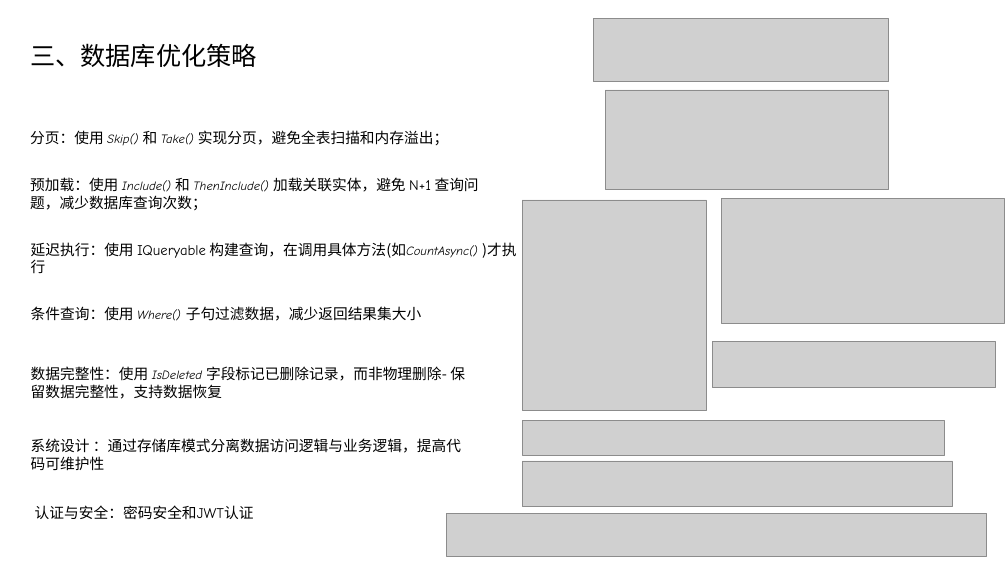
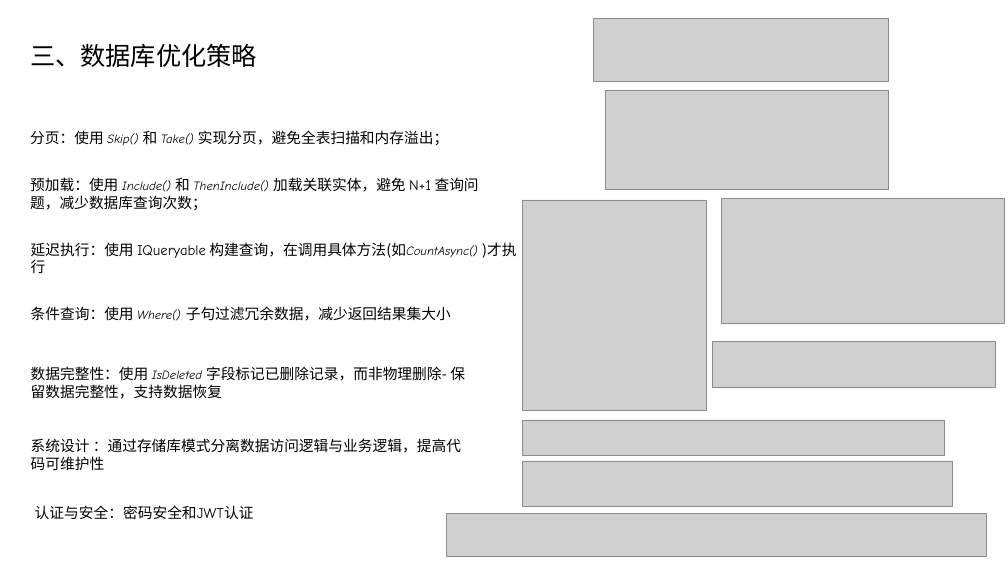
Before and after one commit to 57UU/southern_money, a slide deck: slide 6 of report/数据库演示.pptx. Drawn at 1008x567 pixels with LibreOffice and Linux fonts; fonts in the diff are those of the drawing; grey boxes stand for pictures. Boxes give left, top, right and bottom in pixels: in the first picture for what was removed or moved away, otherwise in the second. Text is boxed around its words. In the diff, an @@ line names an element or a change of style, - is before the commit and + after.

```diff
--- a/report/数据库演示.pptx
+++ b/report/数据库演示.pptx
@@ text at box(31, 306, 451, 321): text changed @@
-条件查询：使用 Where() 子句过滤数据，减少返回结果集大小
+条件查询：使用 Where() 子句过滤冗余数据，减少返回结果集大小
```
Also in this commit, not shown: 3 other slides changed, 1 slide added, 1 other file.
